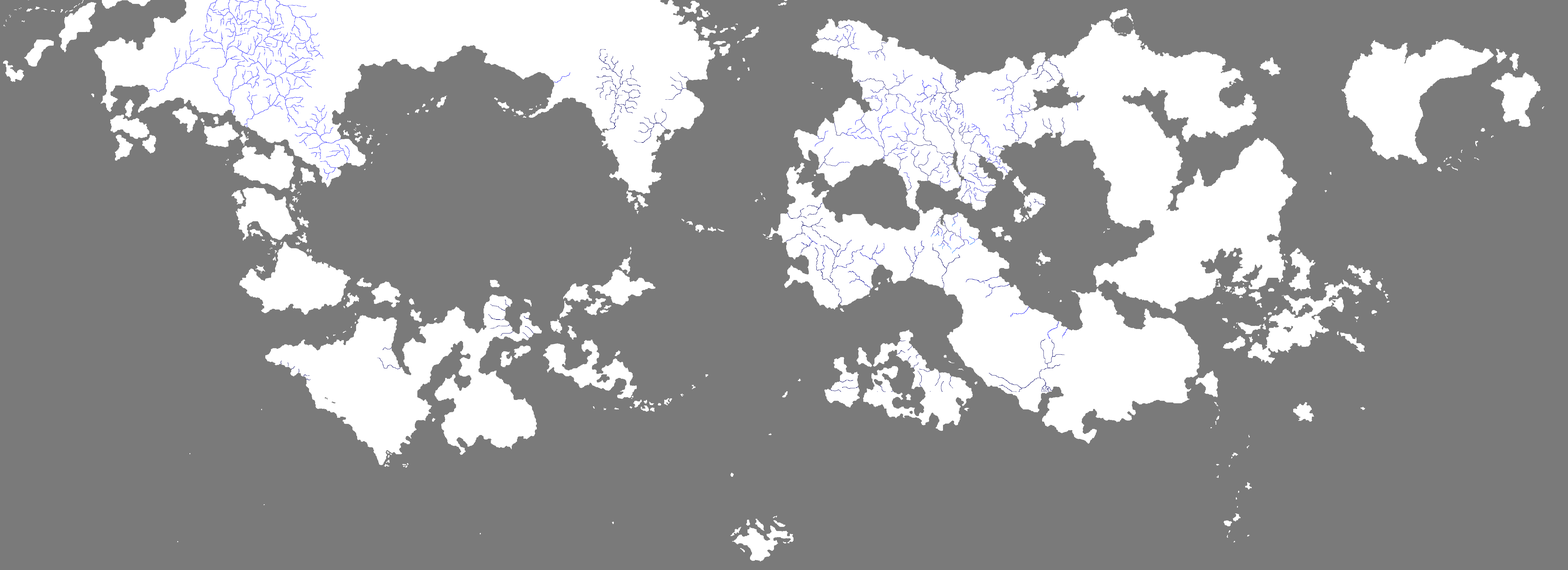
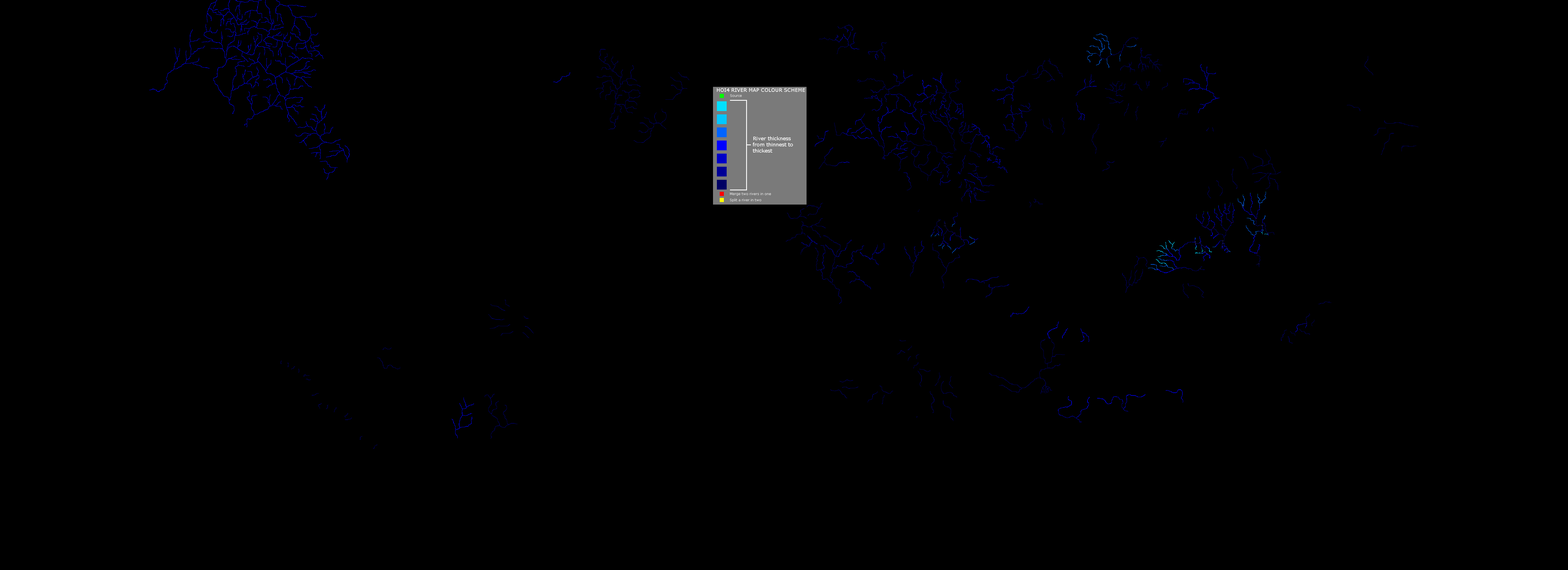
Layers edited between the first and the second 1568x570 image:
removed layer "Rivers New" over [149, 0, 1078, 392]
added layer "Color" above "Rivers" over [716, 88, 807, 205]
added layer "Rivers" above "Background" over [0, 0, 1568, 570]
